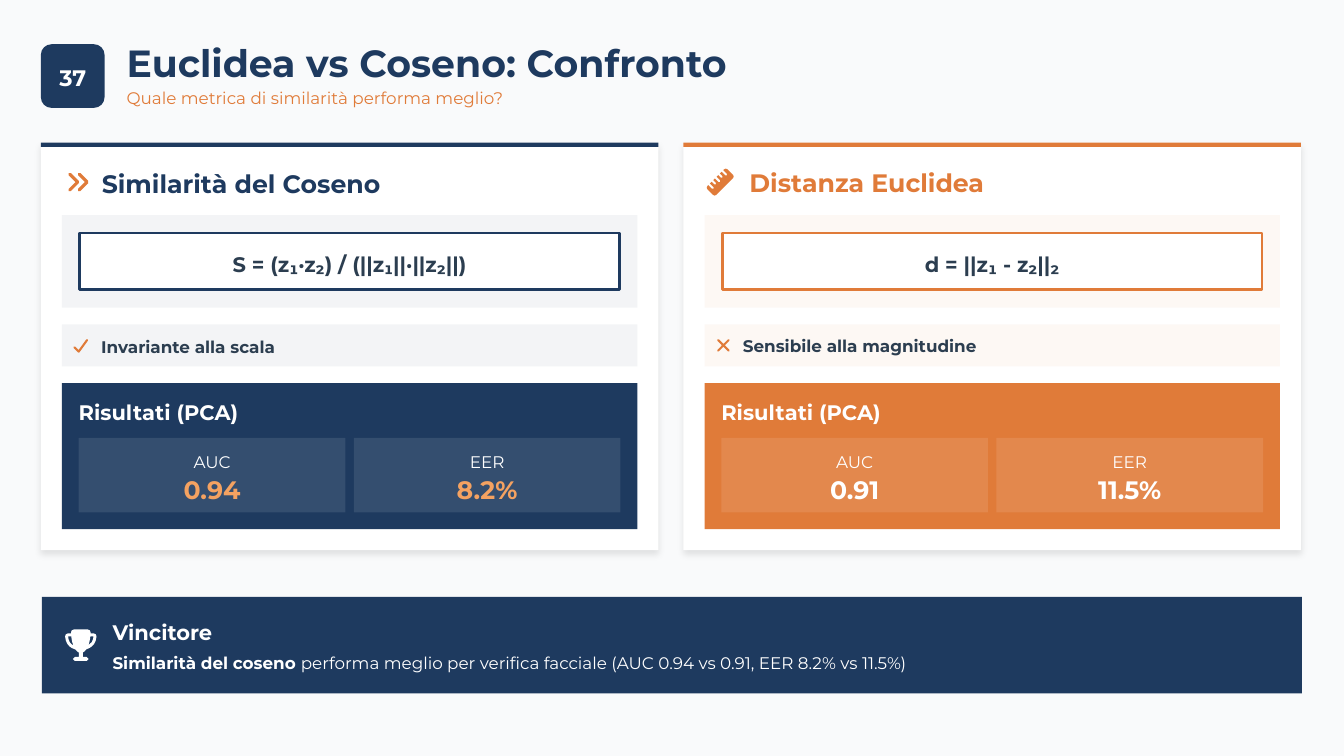
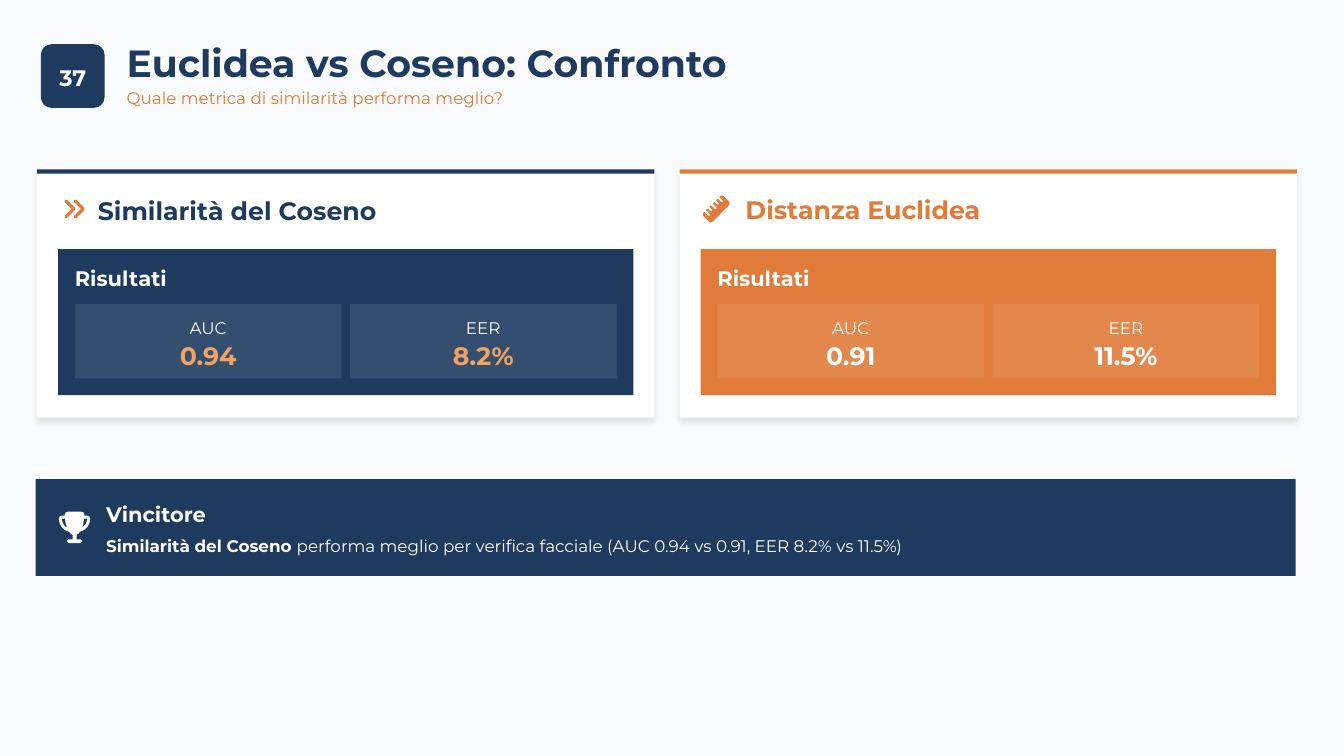
Before and after one commit to carrieroroberto/face-recognition-dimensionality-reduction, a slide deck: slide 39 of results/presentation/Carriero, Leone - Analisi Comparativa per Riduzione Dimensionale, Approccio Lineare e Non-Lineare per Riconoscimento e Verifica Facciale.pptx. Drawn at 1344x756 pixels with LibreOffice and Linux fonts; fonts in the diff are those of the drawing. Boxes give left, top, right and bottom in pixels: in the first picture for what was removed or moved away, otherwise in the second. Text is boxed around its words. In the diff, an @@ line names an element or a change of style, - is before the commit and + after.

```diff
--- a/results/presentation/Carriero, Leone - Analisi Comparativa per Riduzione Dimensionale, Approccio Lineare e Non-Lineare per Riconoscimento e Verifica Facciale.pptx
+++ b/results/presentation/Carriero, Leone - Analisi Comparativa per Riduzione Dimensionale, Approccio Lineare e Non-Lineare per Riconoscimento e Verifica Facciale.pptx
@@ freeform shape: place and size @@
-freeform shape at (41,143,658,147)
+freeform shape at (37,169,654,173)
@@ freeform shape: place and size @@
-freeform shape at (41,143,658,551)
+freeform shape at (37,169,654,417)
@@ freeform shape: place and size @@
-freeform shape at (684,143,1301,147)
+freeform shape at (680,169,1297,173)
@@ freeform shape: place and size @@
-freeform shape at (684,143,1301,551)
+freeform shape at (680,169,1297,417)
@@ 2 texts, 2 freeform shapes: place and size @@
-2 texts, 2 freeform shapes at (67,169,984,195)
+2 texts, 2 freeform shapes at (63,197,980,222)
@@ freeform shape removed at (62,215,637,308) @@
@@ freeform shape removed at (80,233,619,289) @@
@@ freeform shape removed at (705,215,1280,308) @@
@@ freeform shape removed at (723,233,1262,289) @@
@@ text at (75,269,167,286): text changed @@
-Risultati (PCA)
+Risultati
@@ text removed at (233,256,466,276) @@
-S = (z₁·z₂) / (||z₁||·||z₂||)
@@ text at (717,269,809,286): text changed @@
-Risultati (PCA)
+Risultati
@@ text removed at (925,256,1059,276) @@
-d = ||z₁ - z₂||₂
@@ freeform shape removed at (62,325,637,367) @@
@@ freeform shape removed at (705,325,1280,367) @@
@@ 8 texts, 6 freeform shapes: place and size @@
-8 texts, 6 freeform shapes at (62,383,1280,529)
+8 texts, 6 freeform shapes at (58,249,1276,395)
@@ freeform shape removed at (74,337,89,354) @@
@@ text removed at (101,340,275,353) @@
-Invariante alla scala
@@ freeform shape removed at (717,337,729,354) @@
@@ text removed at (743,339,976,356) @@
-Sensibile alla magnitudine
@@ freeform shape: place and size @@
-freeform shape at (42,597,1303,694)
+freeform shape at (35,479,1296,576)
@@ text "Vincitore": place and size @@
-text "Vincitore" at (113,623,213,640)
+text "Vincitore" at (106,505,206,522)
@@ freeform shape: place and size @@
-freeform shape at (66,629,97,660)
+freeform shape at (58,512,90,543)
@@ text at (106,539,902,556): text changed @@
-Similarità del coseno performa meglio per verifica facciale (AUC 0.94 vs 0.91, EER 8.2% vs 11.5%)
+Similarità del Coseno performa meglio per verifica facciale (AUC 0.94 vs 0.91, EER 8.2% vs 11.5%)
```
Also in this commit, not shown: 43 other slides changed, 1 other file.
